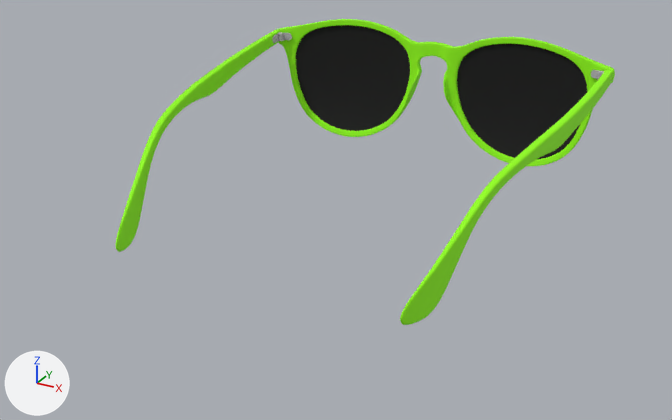
The FBX model app/sampledata/m19.fbx: old version first, new version second.
Camera for both pictures: a 50 mm lens placed at (0.135, -0.2687, 0.1247), pointed at (0.0035, -0.0295, 0.0051). The lights are fixed; the arrows at lower left show +X, +Y and +Z. Where no turn or scale is listed for an object, it has been applied to the vertices.

In view in the first picture: 'Glasses:Line001', 'Glasses:Line002', 'Glasses:Line003', 'Glasses:Sphere001', 'Glasses:Sphere002', 'Glasses:hinges', 'Glasses:hinges001'.
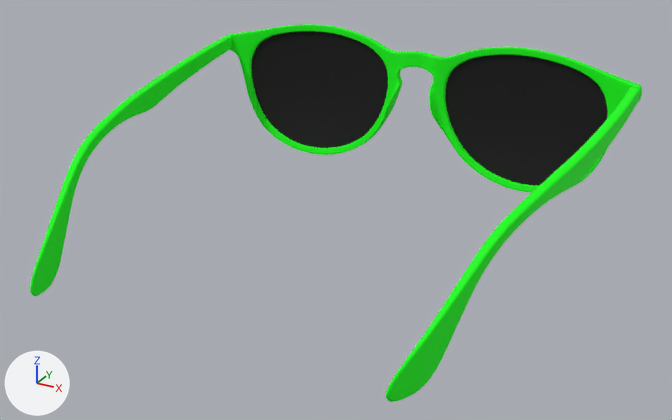
Pixel boxes (x1, y1, x2, y2) of what changed, in the pictures (672 x 420 px):
'Glasses:Sphere002', moved, turned, rescaled: before (457, 44, 587, 159); after (445, 55, 607, 185)
'Glasses:Sphere001', moved, turned, rescaled: before (296, 25, 410, 131); after (252, 31, 388, 148)
'Glasses:Line001', recoloured, moved, turned, rescaled: before (274, 19, 615, 166); after (226, 24, 642, 193)
'Glasses:Line003', recoloured, moved, turned, rescaled: before (400, 70, 613, 325); after (386, 87, 640, 402)
'Glasses:Line002', recoloured, moved, turned, rescaled: before (116, 30, 279, 252); after (30, 36, 232, 296)
'Glasses:hinges', deleted: before (272, 32, 292, 43)
'Glasses:hinges001', deleted: before (591, 70, 604, 80)

The edits, one by one:
Material 'blinn21' (mat_blinn21) is new.
Its base color is (0.0, 1.0, 0.0) (green #00ff00).
Its roughness is 0.749.
me_mesh_006 has 4210 vertices, 8416 faces and spans x -22.2..118.3, y -5.5..38.2, z -32.6..-8.7.
me_mesh_006 no longer uses material mat_blinn6 (green #93ff00).
me_mesh_006 now uses material mat_blinn21 (green #00ff00).
me_mesh_005 has 4210 vertices, 8416 faces and spans x -22.2..118.3, y -5.5..38.2, z 90.4..114.3.
me_mesh_005 no longer uses material mat_blinn6 (green #93ff00).
me_mesh_005 now uses material mat_blinn21 (green #00ff00).
me_mesh_002 has 14814 vertices, 29632 faces and spans x -30.9..-21.7, y -6.6..44.7, z -32.8..114.4.
me_mesh_002 no longer uses material mat_blinn6 (green #93ff00).
me_mesh_002 now uses material mat_blinn21 (green #00ff00).
Object 'Glasses:Line003' (ob_glasses_line003) moves from (0.0382, 0.0301, 0.0047) to (0.0448, 0.0143, 0.0006).
Object 'Glasses:Line003' (ob_glasses_line003) turns from (90, 0, -88) to (90, 0.4, -88) degrees about x, y and z.
Object 'Glasses:Line003' (ob_glasses_line003) is rescaled from (0.000925, 0.000925, 0.000925) to (0.00101, 0.00101, 0.0011).
Object 'Glasses:Line002' (ob_glasses_line002) moves from (0.0382, 0.0301, 0.0047) to (0.0448, 0.0143, 0.0006).
Object 'Glasses:Line002' (ob_glasses_line002) turns from (90, 0, -88) to (90, 0.4, -88) degrees about x, y and z.
Object 'Glasses:Line002' (ob_glasses_line002) is rescaled from (0.000925, 0.000925, 0.000925) to (0.00101, 0.00101, 0.0011).
Object 'Glasses:Sphere002' (ob_glasses_sphere002) moves from (0.0382, 0.0301, 0.0047) to (0.0448, 0.0143, 0.0006).
Object 'Glasses:Sphere002' (ob_glasses_sphere002) turns from (90, 0, -88) to (90, 0.4, -88) degrees about x, y and z.
Object 'Glasses:Sphere002' (ob_glasses_sphere002) is rescaled from (0.000925, 0.000925, 0.000925) to (0.00101, 0.00101, 0.0011).
Object 'Glasses:Sphere001' (ob_glasses_sphere001) moves from (0.0382, 0.0301, 0.0047) to (0.0448, 0.0143, 0.0006).
Object 'Glasses:Sphere001' (ob_glasses_sphere001) turns from (90, 0, -88) to (90, 0.4, -88) degrees about x, y and z.
Object 'Glasses:Sphere001' (ob_glasses_sphere001) is rescaled from (0.000925, 0.000925, 0.000925) to (0.00101, 0.00101, 0.0011).
Object 'Glasses:hinges' (ob_glasses_hinges) is deleted.
Object 'Glasses:Line001' (ob_glasses_line001) moves from (0.0382, 0.0301, 0.0047) to (0.0448, 0.0143, 0.0006).
Object 'Glasses:Line001' (ob_glasses_line001) turns from (90, 0, -88) to (90, 0.4, -88) degrees about x, y and z.
Object 'Glasses:Line001' (ob_glasses_line001) is rescaled from (0.000925, 0.000925, 0.000925) to (0.00101, 0.00101, 0.0011).
Object 'Glasses:hinges001' (ob_glasses_hinges001) is deleted.
